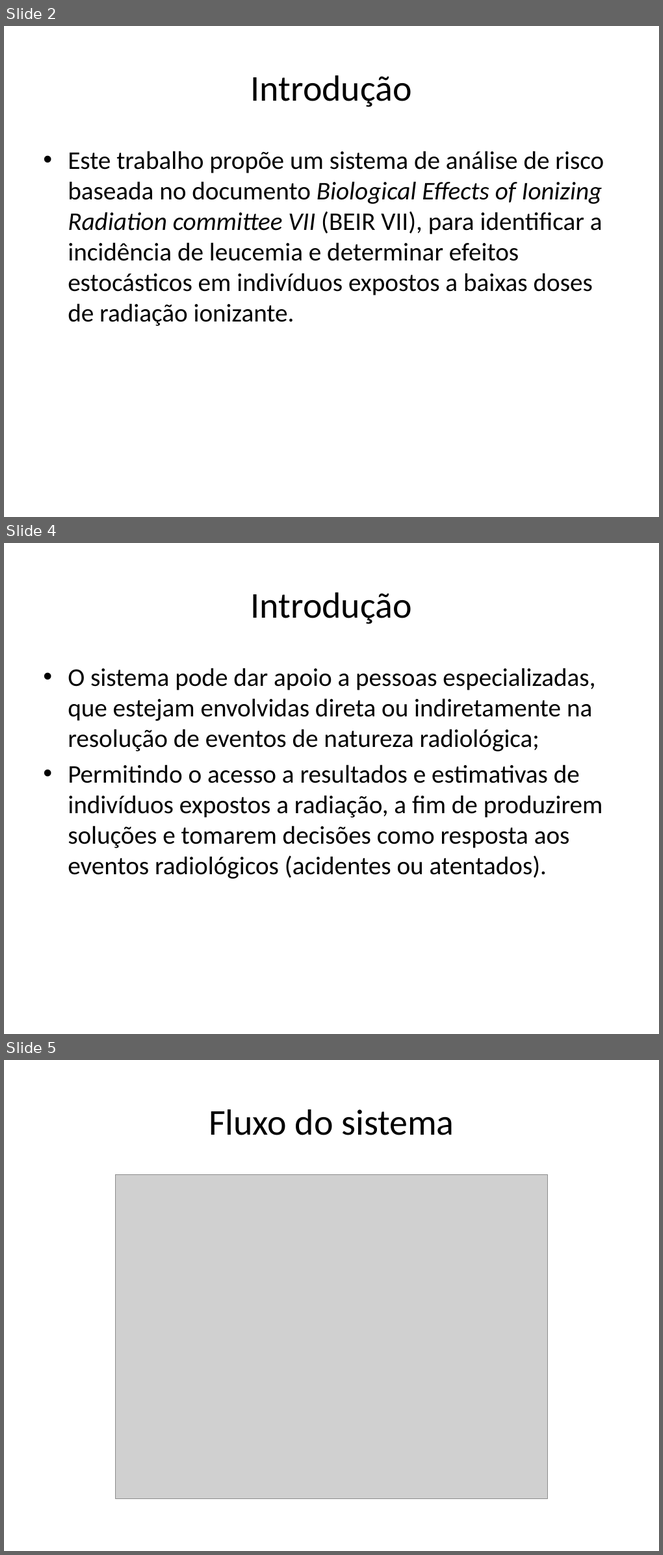
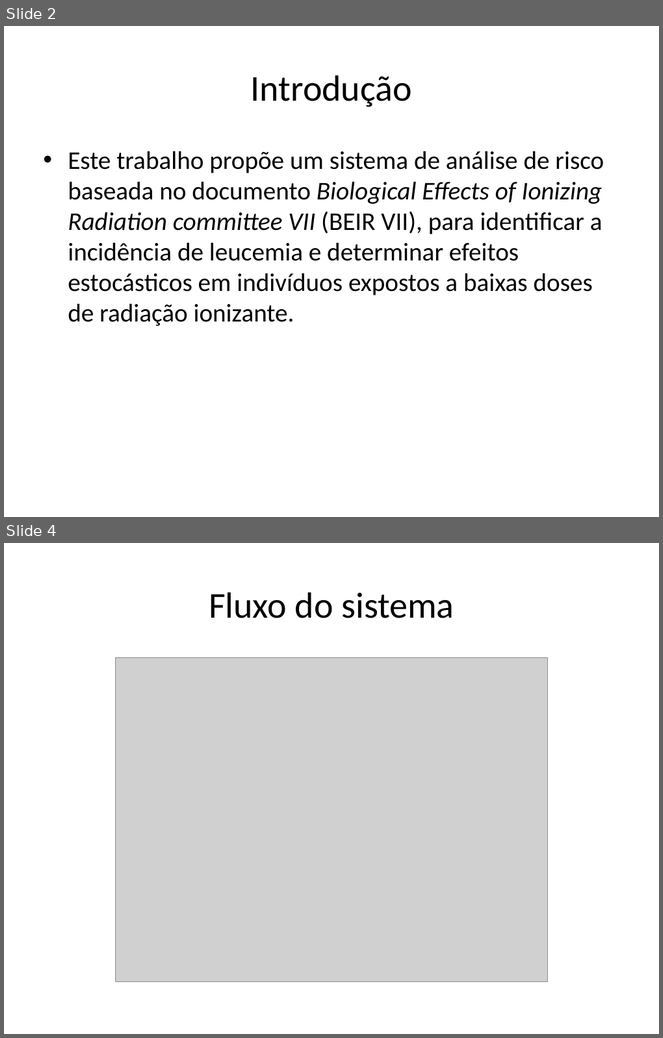
Before and after one commit to dioferreira/tcc, a slide deck: TCC_apresentação.pptx. Shown one above the other, each under a label of ours: slides 2, 4 and 5 before the commit, slides 2 and 4 after it; the slides between them are not shown. The pictures are 663x1555 and 663x1038 pixels, drawn with LibreOffice and Linux fonts; fonts in the diff are those of the drawing; grey boxes stand for pictures. Boxes give left, top, right and bottom in pixels: in the first picture for what was removed or moved away, otherwise in the second. Text is boxed around its words. In the diff, an @@ line names an element or a change of style, - is before the commit and + after.

```diff
--- a/TCC_apresentação.pptx
+++ b/TCC_apresentação.pptx
@@ slide 4 removed at (4, 543, 659, 1034), background #FFFFFF @@
@@ title removed at (251, 592, 412, 624) @@
-Introdução
@@ text removed at (68, 668, 603, 879) @@
-• O sistema pode dar apoio a pessoas especializadas, que estejam envolvidas direta ou indiretamente na resolução de eventos de natureza radiológica;
-• Permitindo o acesso a resultados e estimativas de indivíduos expostos a radiação, a fim de produzirem soluções e tomarem decisões como resposta aos eventos radiológicos (acidentes ou atentados).
@@ what was slide 5 is now slide 4 @@
```
Also in this commit, not shown: 11 slides changed, 2 other slides removed.
